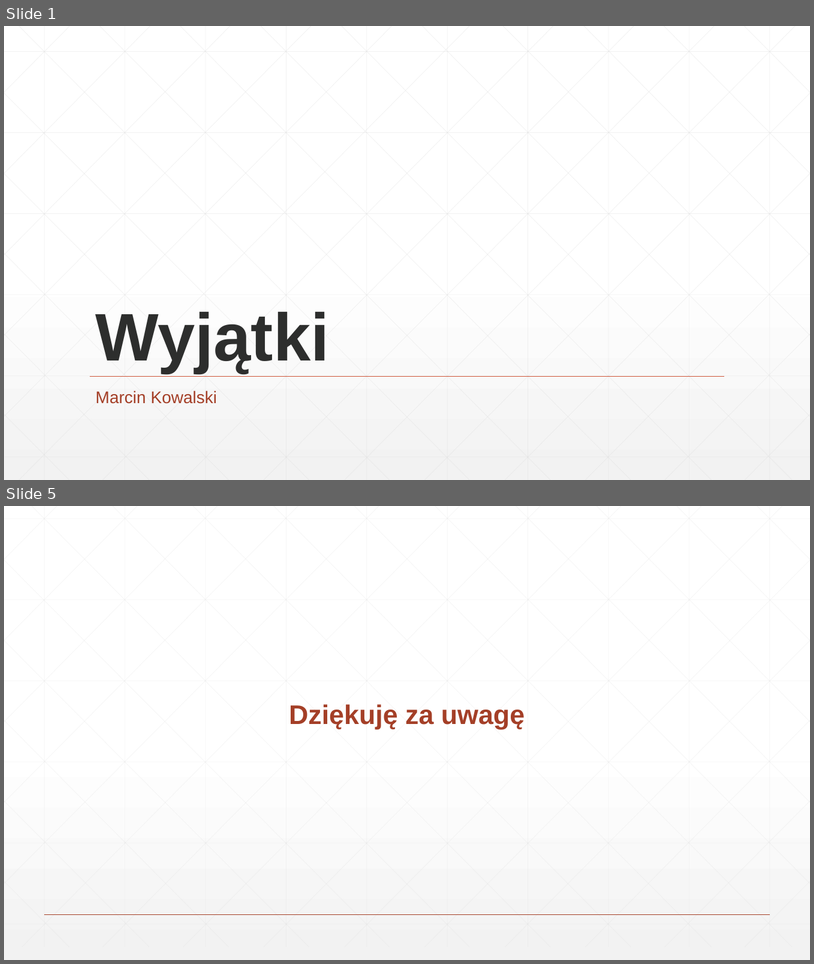
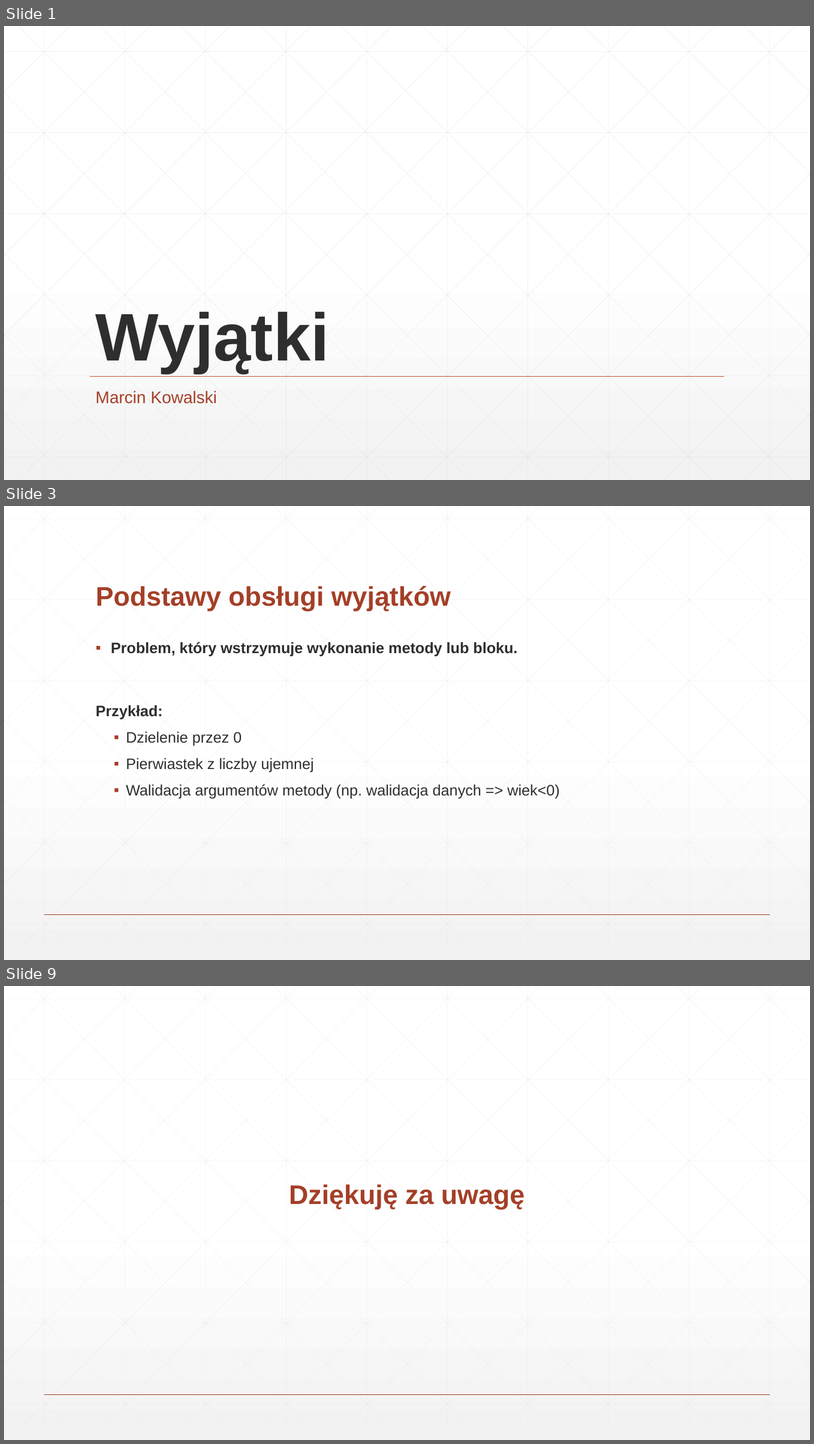
Before and after one commit to markow1997/AdvanceProgrammingTechniques_2223, a slide deck: MarcinKowalski/Wyjątki - prezentacja.pptx. Shown one above the other, each under a label of ours: slides 1 and 5 before the commit, slides 1, 3 and 9 after it; the slides between them are not shown. The pictures are 814x964 and 814x1444 pixels, drawn with LibreOffice and Linux fonts; fonts in the diff are those of the drawing. Boxes give left, top, right and bottom in pixels: in the first picture for what was removed or moved away, otherwise in the second. Text is boxed around its words. In the diff, an @@ line names an element or a change of style, - is before the commit and + after.

```diff
--- a/MarcinKowalski/Wyjątki - prezentacja.pptx
+++ b/MarcinKowalski/Wyjątki - prezentacja.pptx
@@ slide 3 added at (4, 506, 810, 960), background gradient #FFFFFF to #F2F2F2; not listed: 47 template elements that a slide beside it also shows @@
@@ title added at (96, 586, 451, 611), 32 pt, text #A43F27, bold @@
+Podstawy obsługi wyjątków
@@ text added at (96, 642, 560, 798), 18 pt, text #2D2E2D @@
+▪ Problem, który wstrzymuje wykonanie metody lub bloku.
+Przykład:
+  ▪ Dzielenie przez 0
+  ▪ Pierwiastek z liczby ujemnej
+  ▪ Walidacja argumentów metody (np. walidacja danych => wiek<0)
@@ what was slide 5 is now slide 9 @@
```
Also in this commit, not shown: 6 other slides added, 3 slides removed.
